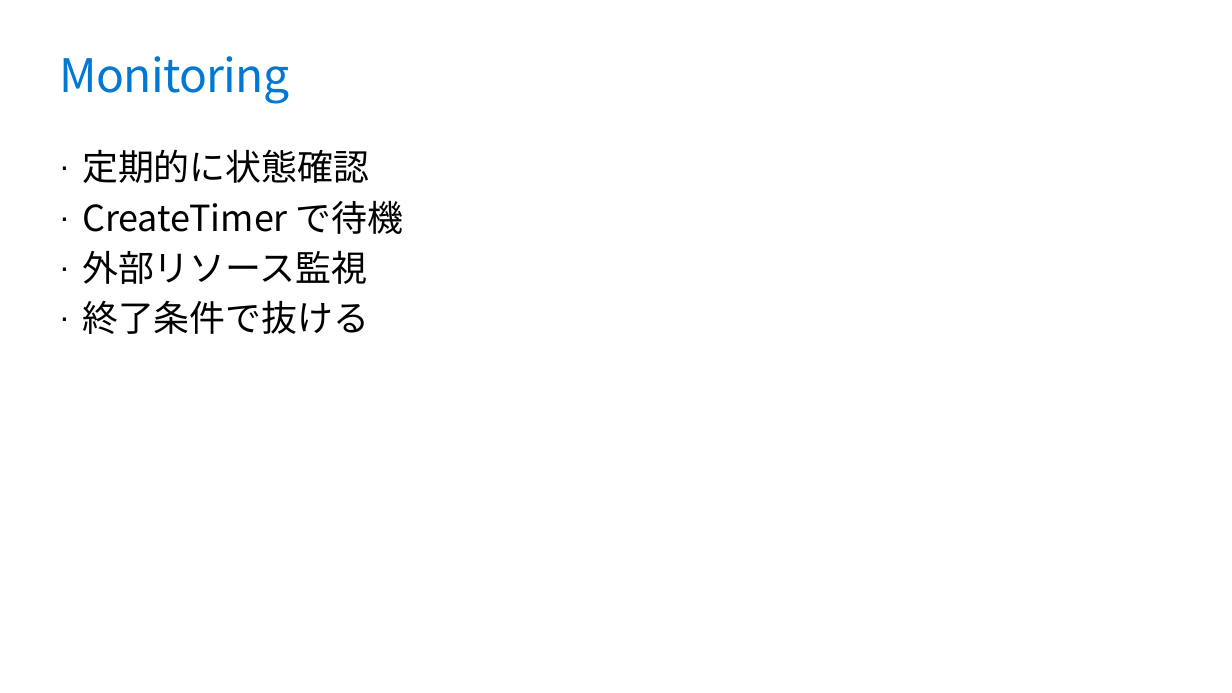
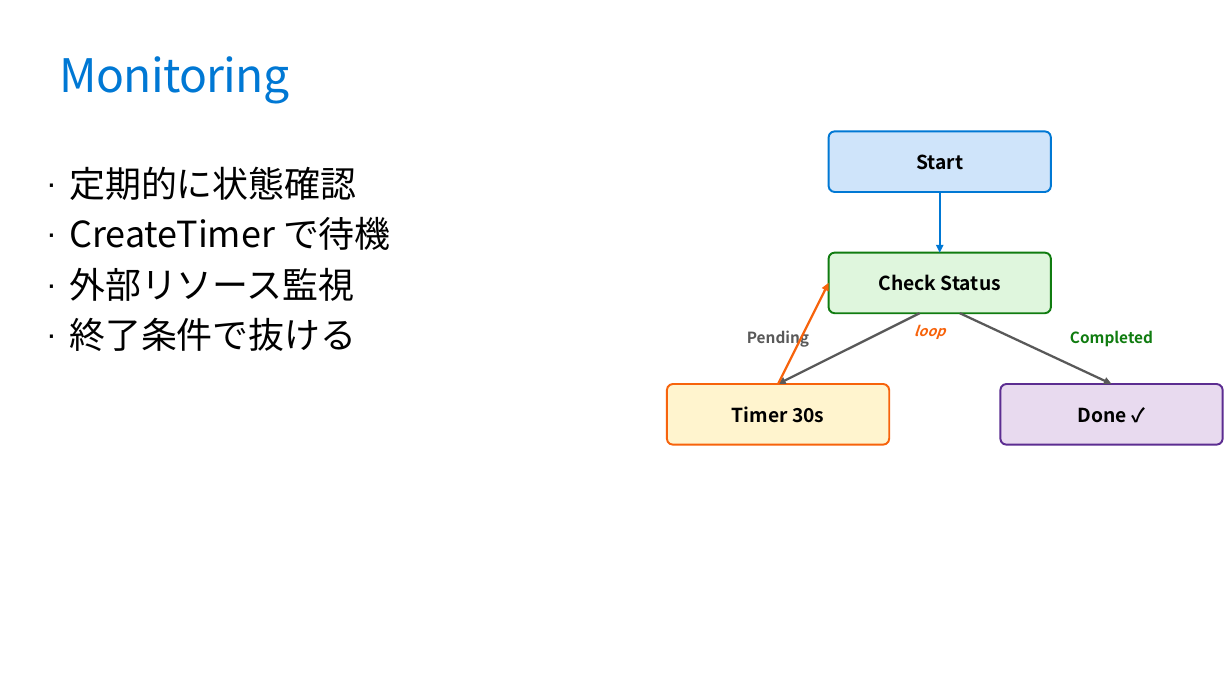
Before and after one commit to runceel/yonayona-durable, a slide deck: slide 12 of slides/slides.pptx. Drawn at 1232x693 pixels with LibreOffice and Linux fonts; fonts in the diff are those of the drawing; background and template pictures are left out. Boxes give left, top, right and bottom in pixels: in the first picture for what was removed or moved away, otherwise in the second. Text is boxed around its words. In the diff, an @@ line names an element or a change of style, - is before the commit and + after.

```diff
--- a/slides/slides.pptx
+++ b/slides/slides.pptx
@@ rounded rectangle added at bbox=[829, 131, 1052, 192], fill #CFE4FA, outline #0078D4 1.5 pt, 15 pt, text #000000, bold @@
+Start
@@ text "定期的に状態確認": place and size @@
-text "定期的に状態確認" at bbox=[82, 149, 404, 334]
+text "定期的に状態確認" at bbox=[69, 166, 391, 351]
@@ arrow added from (940, 192) to (940, 252), #0078D4 1.75 pt @@
@@ rounded rectangle added at bbox=[829, 252, 1052, 313], fill #DFF6DD, outline #107C10 1.5 pt, 15 pt, text #000000, bold @@
+Check Status
@@ arrow added from (778, 384) to (829, 283), #F7630C 1.75 pt @@
@@ text added at bbox=[747, 328, 809, 348], 12 pt, text #595959, bold @@
+Pending
@@ arrow added from (920, 313) to (778, 384), #595959 1.75 pt @@
@@ text added at bbox=[914, 324, 945, 339], 11 pt, text #F7630C, bold, italic @@
+loop
@@ arrow added from (960, 313) to (1112, 384), #595959 1.75 pt @@
@@ text added at bbox=[1070, 330, 1153, 347], 12 pt, text #107C10, bold @@
+Completed
@@ rounded rectangle added at bbox=[667, 384, 890, 445], fill #FFF4CE, outline #F7630C 1.5 pt, 15 pt, text #000000, bold @@
+Timer 30s
@@ rounded rectangle added at bbox=[1001, 384, 1224, 445], fill #E8DAEF, outline #5C2D91 1.5 pt, 15 pt, text #000000, bold @@
+Done ✓
```
Also in this commit, not shown: 2 other slides changed.
